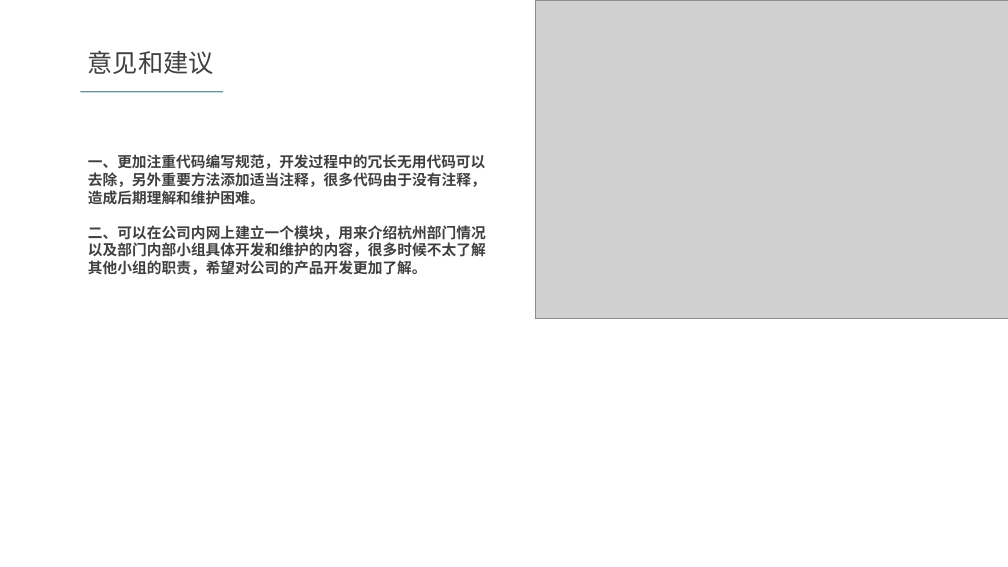
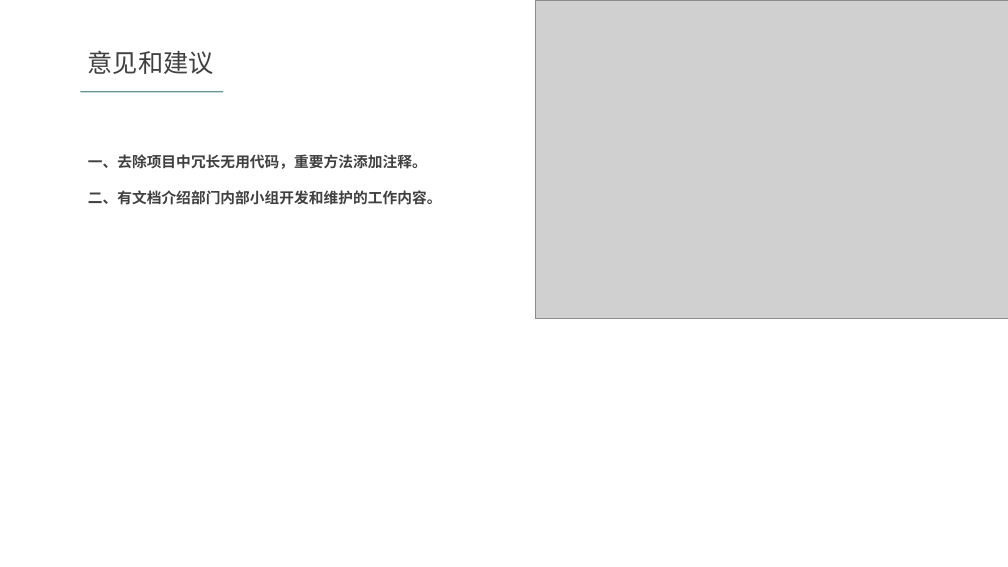
Before and after one commit to gs-wlzhou/FormalDefense, a slide deck: slide 25 of 转正答辩.pptx (slide 24 before the commit). Drawn at 1008x567 pixels with LibreOffice and Linux fonts; fonts in the diff are those of the drawing; grey boxes stand for pictures. Boxes give left, top, right and bottom in pixels: in the first picture for what was removed or moved away, otherwise in the second. Text is boxed around its words. In the diff, an @@ line names an element or a change of style, - is before the commit and + after.

```diff
--- a/转正答辩.pptx
+++ b/转正答辩.pptx
@@ text at (88,154,442,205): text changed @@
-一、更加注重代码编写规范，开发过程中的冗长无用代码可以去除，另外重要方法添加适当注释，很多代码由于没有注释，造成后期理解和维护困难。
-二、可以在公司内网上建立一个模块，用来介绍杭州部门情况以及部门内部小组具体开发和维护的内容，很多时候不太了解其他小组的职责，希望对公司的产品开发更加了解。
+一、去除项目中冗长无用代码，重要方法添加注释。
+二、有文档介绍部门内部小组开发和维护的工作内容。
```
Also in this commit, not shown: 3 other slides changed, 1 slide added.
